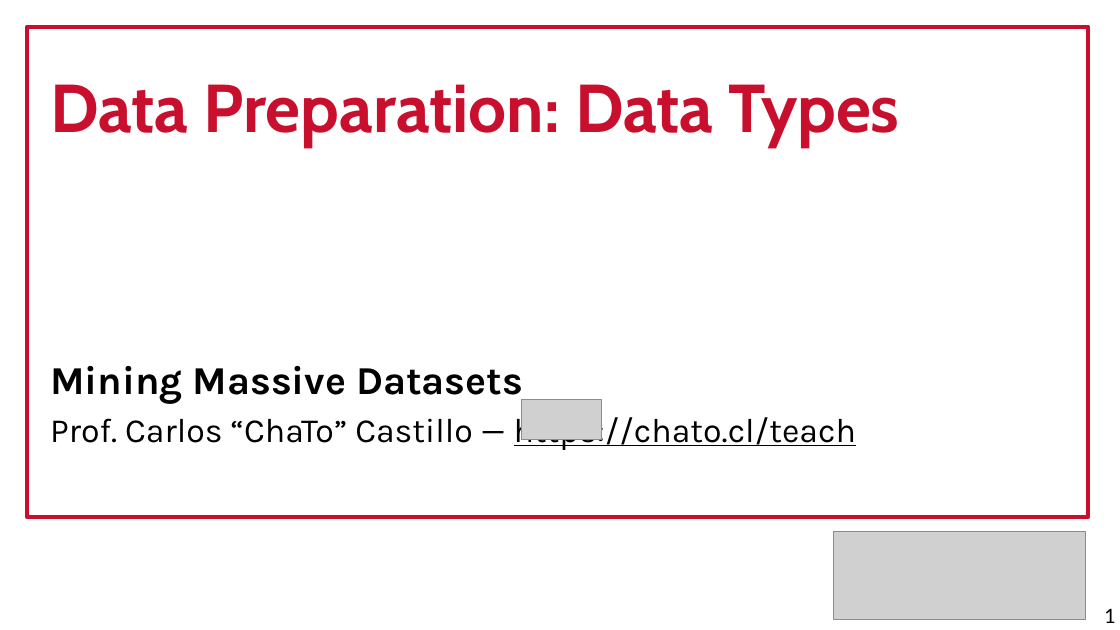
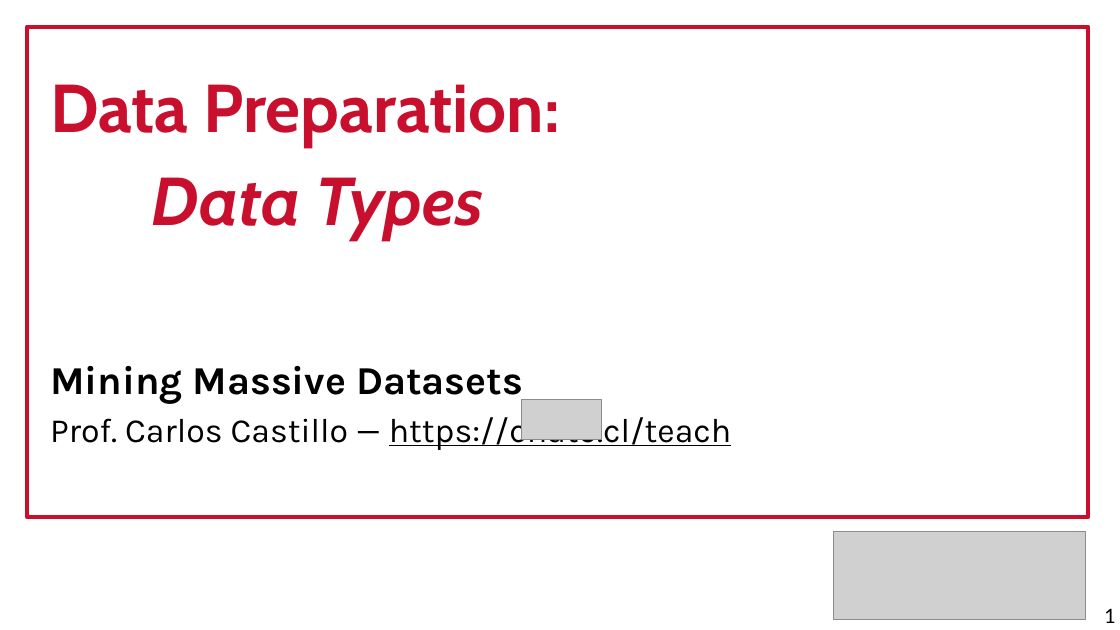
Before and after one commit to chatox/data-mining-course, a slide deck: slide 1 of theory/odp/tt03_data_types.odp. Drawn at 1120x630 pixels with LibreOffice and Linux fonts; fonts in the diff are those of the drawing; grey boxes stand for pictures. Boxes give left, top, right and bottom in pixels: in the first picture for what was removed or moved away, otherwise in the second. Text is boxed around its words. In the diff, an @@ line names an element or a change of style, - is before the commit and + after.

```diff
--- a/theory/odp/tt03_data_types.odp
+++ b/theory/odp/tt03_data_types.odp
@@ text at (50, 84, 560, 240): text changed @@
-Data Preparation: Data Types
+Data Preparation:
+Data Types
@@ text at (50, 412, 731, 450): text changed @@
-Prof. Carlos “ChaTo” Castillo — https://chato.cl/teach
+Prof. Carlos Castillo — https://chato.cl/teach
```
Also in this commit, not shown: 3 other slides changed, 10 other files.
